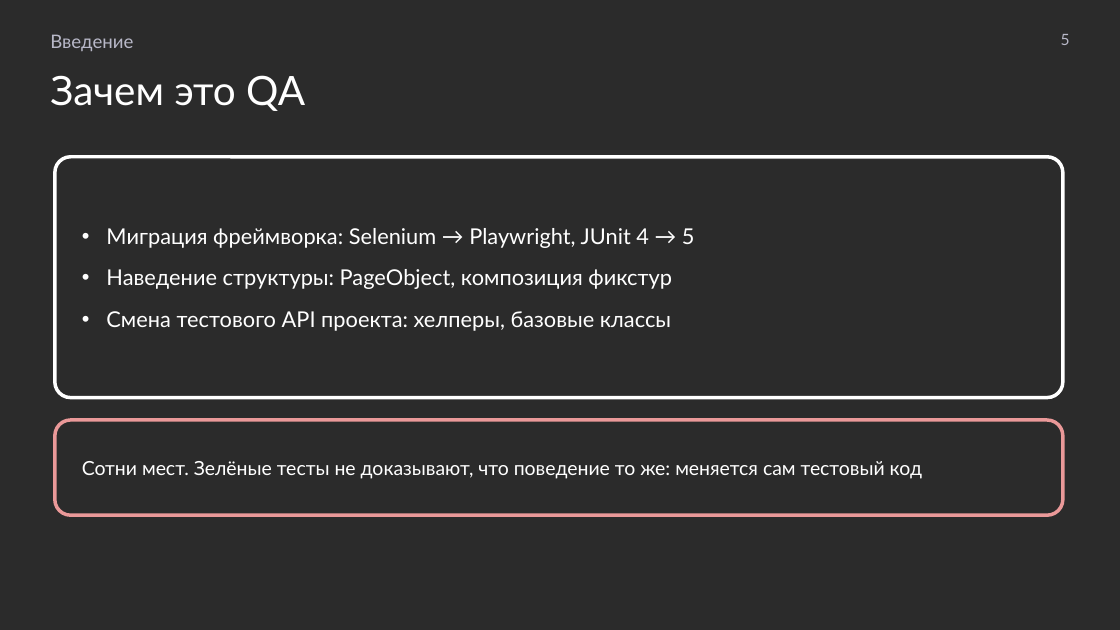
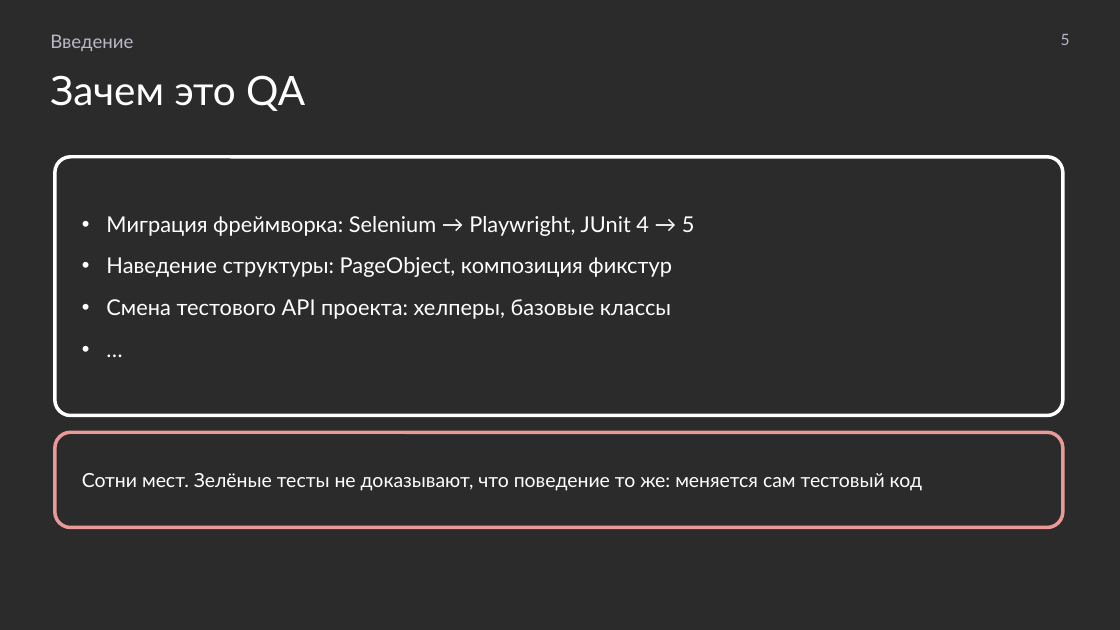
Before and after one commit to MchKosticyn/ide-refactoring-in-ai-agents, a slide deck: slide 5 of Доклад_ Рефакторинг в ИИ-агентах.pptx. Drawn at 1120x630 pixels with LibreOffice and Linux fonts; fonts in the diff are those of the drawing; background and template pictures are left out; a plain dark background stands for a picture behind light text. Boxes give left, top, right and bottom in pixels: in the first picture for what was removed or moved away, otherwise in the second. Text is boxed around its words. In the diff, an @@ line names an element or a change of style, - is before the commit and + after.

```diff
--- a/Доклад_ Рефакторинг в ИИ-агентах.pptx
+++ b/Доклад_ Рефакторинг в ИИ-агентах.pptx
@@ text in rounded rectangle at (55,157,1063,416): paragraph added @@
+• …
@@ rounded rectangle "Миграция фреймворка: Selenium → Playwright, ...": place and size @@
-rounded rectangle "Миграция фреймворка: Selenium → Playwright, ..." at (55,157,1063,398)
+rounded rectangle "Миграция фреймворка: Selenium → Playwright, ..." at (55,157,1063,416)
@@ rounded rectangle "Миграция фреймворка: Selenium → Playwright, ..." at (55,157,1063,416): proportions changed @@
@@ rounded rectangle "Сотни мест. Зелёные тесты не ...": place and size @@
-rounded rectangle "Сотни мест. Зелёные тесты не ..." at (55,420,1063,515)
+rounded rectangle "Сотни мест. Зелёные тесты не ..." at (55,432,1063,528)
```
Also in this commit, not shown: 4 other slides changed, 1 other file.
